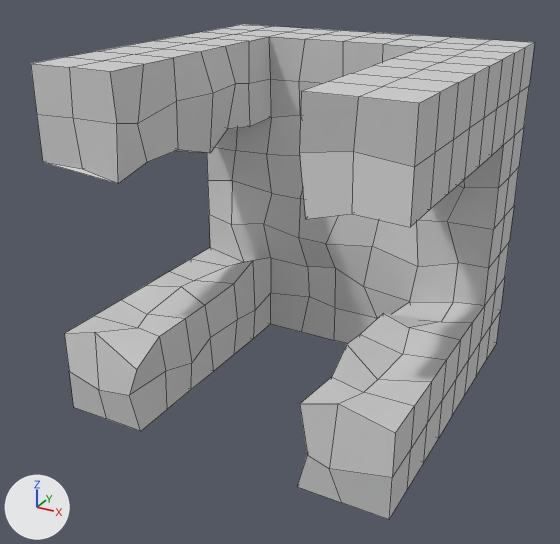
Renders of the OBJ model modelsrc/gopher/crossjunction.obj from each side of a commit.
Rendered twice from a camera (50 mm lens) standing at (1.96, -3.84, 1.6) and looking at (-0.01, -0.26, -0.2). The lights are fixed; the arrows at lower left show +X, +Y and +Z. Mesh edges are drawn as thin lines. Where no turn or scale is listed for an object, it has been applied to the vertices.

The older version as bpy lines, for what is in view:
```python
me_cube = bpy.data.meshes.new('Cube')
me_cube.from_pydata(...)  # 386 vertices, 385 faces; spans x -1.0..1.0, y -1.05..1.0, z -1.0..1.0
me_cube.materials.append(mat_material)  # light grey #d1d1d1
ob_cube = bpy.data.objects.new('Cube', me_cube)
ob_cube.location = (0.0, 0.0, 0.0)
```
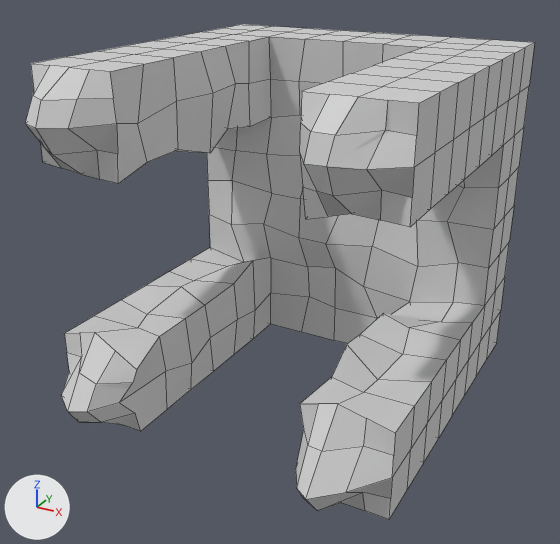
The edits, one by one:
me_cube is used by ob_cube; location (0.0, 0.0, 0.0).
me_cube had 386 vertices, 385 faces and spanned x -1.0..1.0, y -1.05..1.0, z -1.0..1.0.
me_cube now has 450 vertices, 432 faces and spans x -1.0..1.0, y -1.3..1.0, z -1.0..1.0.
Part 1, on me_cube:
7 vertices are removed from x -0.76..0.71, y -1.05..-0.94, z -0.8..0.76.
49 faces are deleted.
59 vertices are added at x -0.9..1.0, y -1.3..-0.98, z -1.0..1.0.
6 new vertices lie (0.0, 0.0, 0.13) away from vertices in x -1.0..1.0, y -1.0..-0.99, z -1.0..0.75.
6 new vertices lie (0.12, 0.0, 0.0) away from vertices in x -1.0..0.75, y -1.0, z -1.0..1.0.
96 new faces join them.

What differs and where, as boxes [x1, y1, x2, y2] in the pictures (560 x 544 px):
'Cube', reshaped
    before: [31, 24, 535, 519]
    after: [25, 24, 535, 519]
part 1 of me_cube, built on
    before: [31, 57, 440, 519]
    after: [25, 57, 440, 519]
